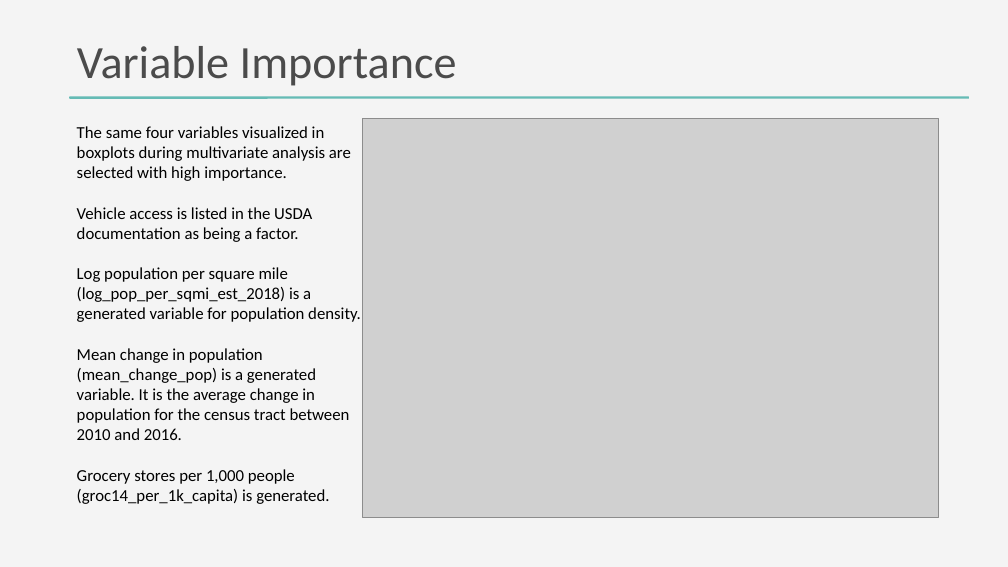
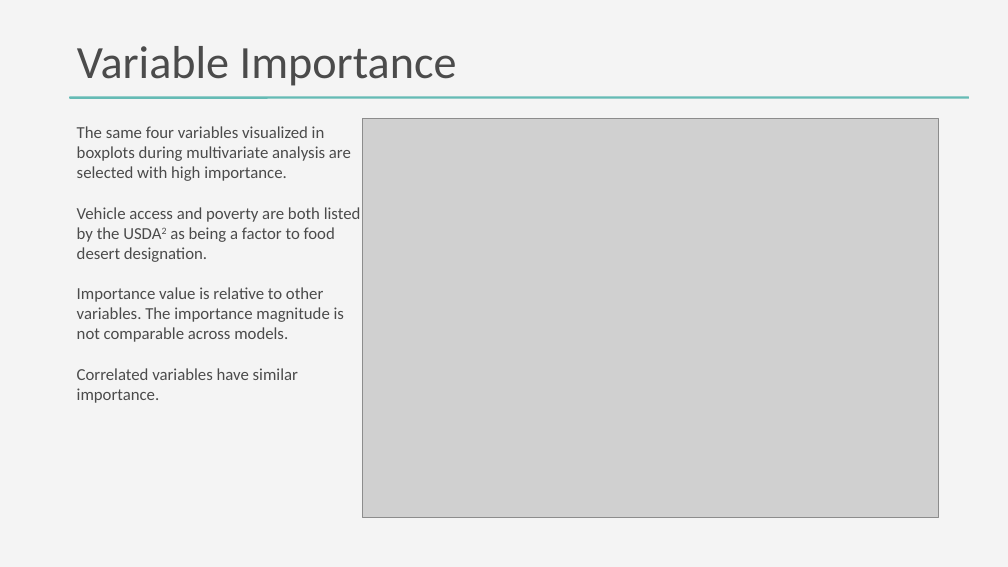
Before and after one commit to DanteHaywood/cfc_ds_screen, a slide deck: slide 18 of doc/2020_11_25_cfc_ds_technical_screen_haywood.pptx (slide 16 before the commit). Drawn at 1008x567 pixels with LibreOffice and Linux fonts; fonts in the diff are those of the drawing; grey boxes stand for pictures. Boxes give left, top, right and bottom in pixels: in the first picture for what was removed or moved away, otherwise in the second. Text is boxed around its words. In the diff, an @@ line names an element or a change of style, - is before the commit and + after.

```diff
--- a/doc/2020_11_25_cfc_ds_technical_screen_haywood.pptx
+++ b/doc/2020_11_25_cfc_ds_technical_screen_haywood.pptx
@@ text at (77, 126, 351, 181): text colour #000000 to #4B4B4B in "The same four variables visualized in boxplots ..." @@
@@ text at (77, 207, 361, 403): text changed; text colour #000000 to #4B4B4B @@
-Vehicle access is listed in the USDA documentation as being a factor.
-Log population per square mile (log_pop_per_sqmi_est_2018) is a generated variable for population density.
-Mean change in population (mean_change_pop) is a generated variable. It is the average change in population for the census tract between 2010 and 2016.
-Grocery stores per 1,000 people (groc14_per_1k_capita) is generated.
+Vehicle access and poverty are both listed by the USDA2 as being a factor to food desert designation.
+Importance value is relative to other variables. The importance magnitude is not comparable across models.
+Correlated variables have similar importance.
```
Also in this commit, not shown: 9 other slides changed, 3 slides added, 1 slide removed, 6 other files.
